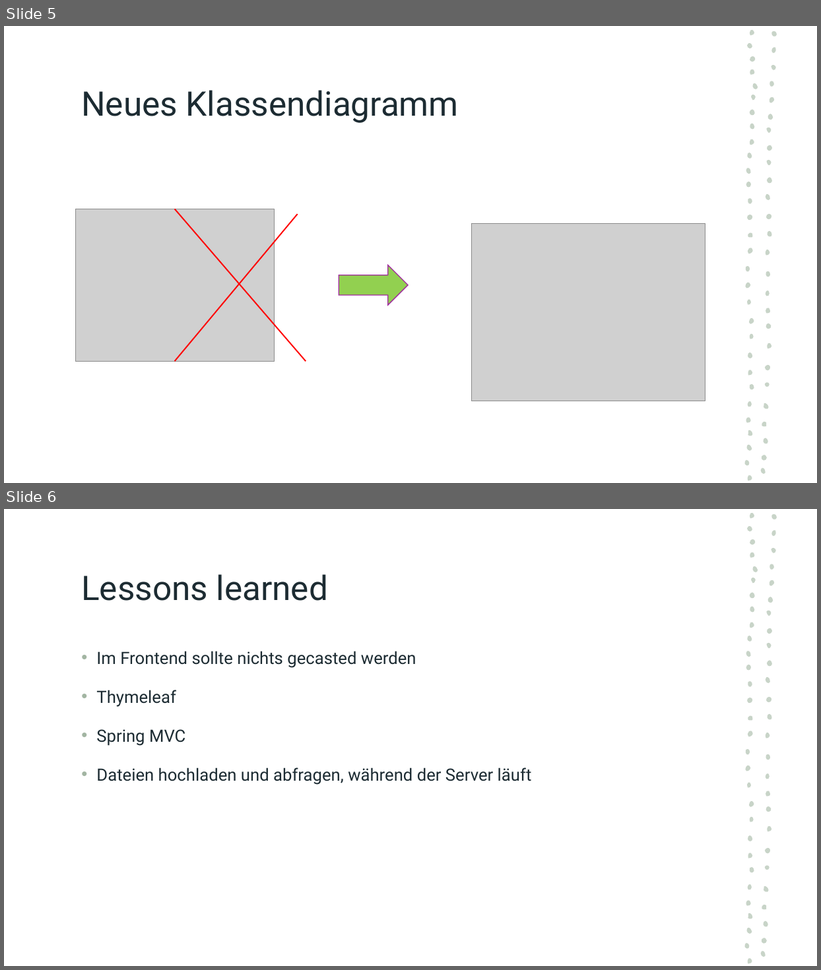
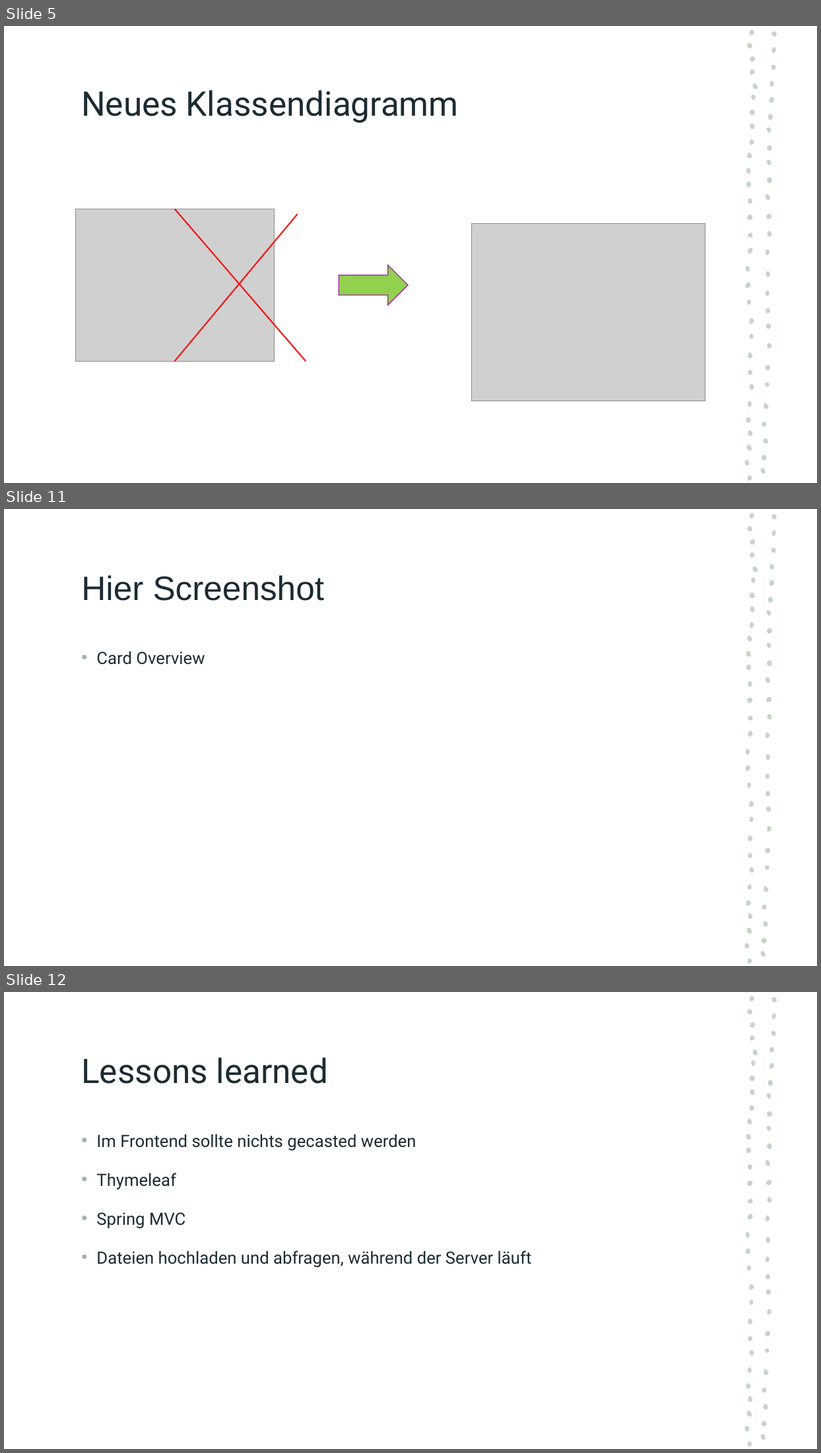
Before and after one commit to fh-erfurt/AICard, a slide deck: Präsentationen/Präsentation5.ppsx. Shown one above the other, each under a label of ours: slides 5 and 6 before the commit, slides 5, 11 and 12 after it; the slides between them are not shown. The pictures are 821x970 and 821x1453 pixels, drawn with LibreOffice and Linux fonts; fonts in the diff are those of the drawing; grey boxes stand for pictures. Boxes give left, top, right and bottom in pixels: in the first picture for what was removed or moved away, otherwise in the second. Text is boxed around its words. In the diff, an @@ line names an element or a change of style, - is before the commit and + after.

```diff
--- a/Präsentationen/Präsentation5.ppsx
+++ b/Präsentationen/Präsentation5.ppsx
@@ slide 11 added at (4, 509, 817, 966), background #FFFFFF; not listed: 57 template elements that a slide beside it also shows @@
@@ title added at (81, 575, 324, 601), 40 pt, text #1C2B32 @@
+Hier Screenshot
@@ text added at (96, 651, 205, 665), 20 pt, text #1C2B32 @@
+• Card Overview
@@ what was slide 6 is now slide 12 @@
```
Also in this commit, not shown: 1 slide changed, 5 other slides added.
